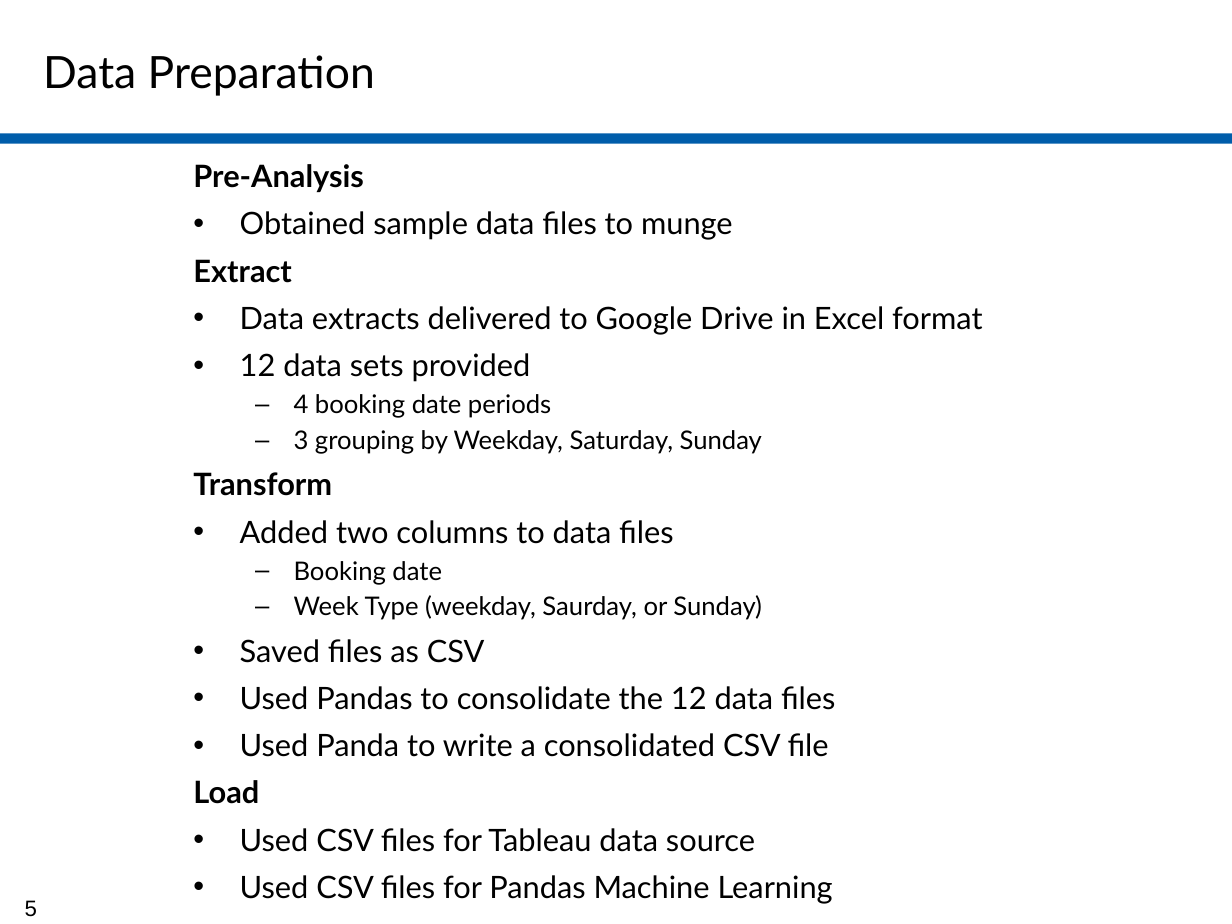
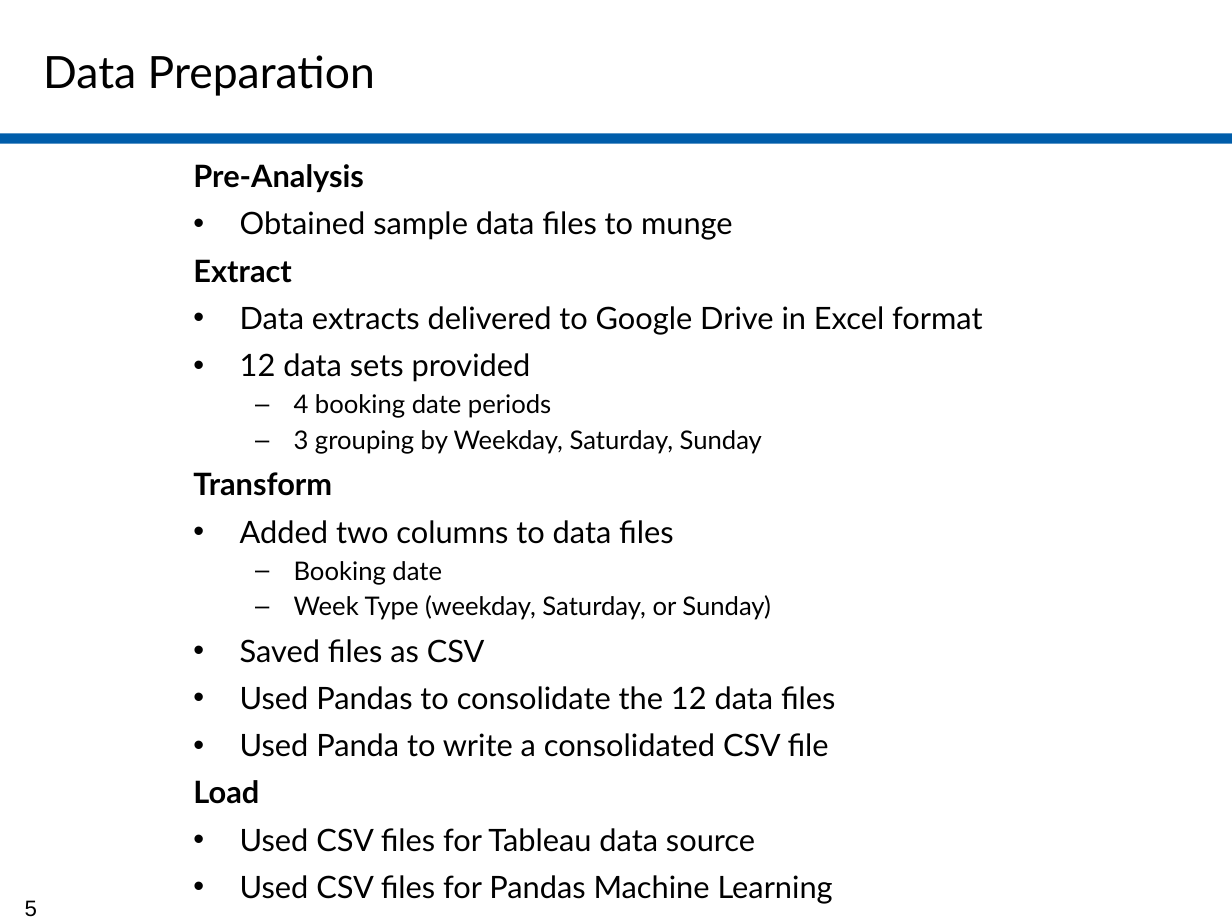
Before and after one commit to jamie-miller-rva/GRTC-Analysis, a slide deck: slide 5 of GRTC Project.pptx. Drawn at 1232x924 pixels with LibreOffice and Linux fonts; fonts in the diff are those of the drawing. Boxes give left, top, right and bottom in pixels: in the first picture for what was removed or moved away, otherwise in the second. Text is boxed around its words. In the diff, an @@ line names an element or a change of style, - is before the commit and + after.

Commit message:
updated presentation with spelling corrections

```diff
--- a/GRTC Project.pptx
+++ b/GRTC Project.pptx
@@ text at [294,595,771,620]: text changed @@
-  – Week Type (weekday, Saurday, or Sunday)
+  – Week Type (weekday, Saturday, or Sunday)
```
